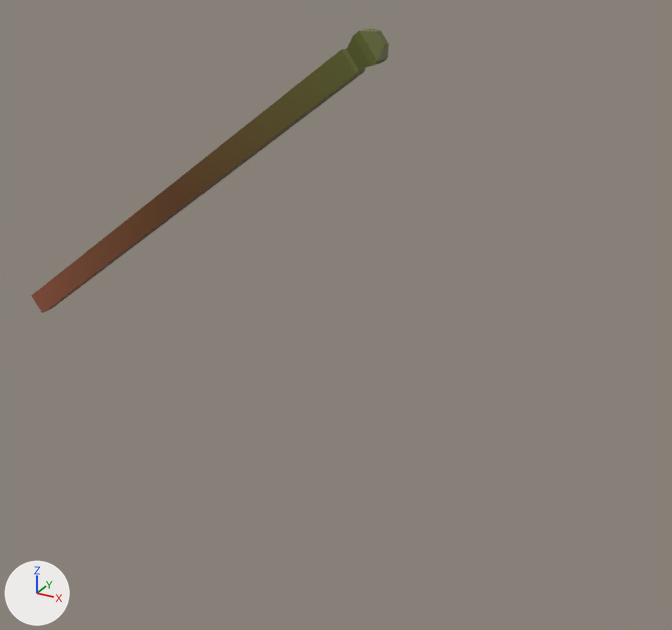
Before and after pictures for a commit that changed the FBX model Assets/Models/Decoration/FlagPole.fbx.
Before and after are seen from a 50 mm camera at (0.939, -1.441, 0.805) aimed at (0.121, 0.046, 0.061). The lights are fixed; the arrows at lower left show +X, +Y and +Z. Where no turn or scale is listed for an object, it has been applied to the vertices.

The first picture shows 'FlagPole'.
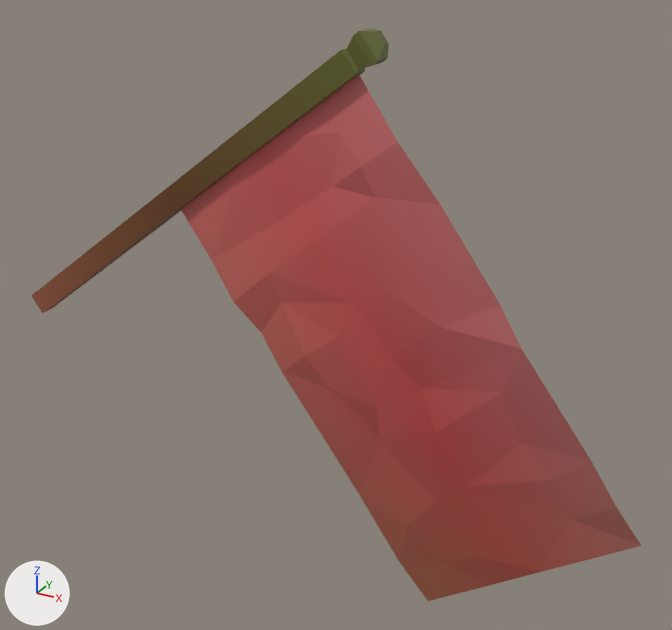
Where the newer file only moved an object's origin or applied its transform, the numbers keep the older frame.

Changed parts and their boxes (x1, y1, x2, y2) in the pictures (672 x 630 px):
'FlagMesh', added (brown)
    after: (181, 75, 641, 601)

The change, as a diff of the scene's bpy script:
```diff
--- a/Assets/Models/Decoration/FlagPole.fbx.py
+++ b/Assets/Models/Decoration/FlagPole.fbx.py
@@ me_plane @@
+me_plane.from_pydata(...)  # 47 vertices, 53 faces; spans x -0.232..0.763, y -0.013..0.011, z -0.528..0.568
+me_plane.materials.append(mat_uni)  # picture img_assetcolors_png
@@ ob_flagmesh @@
+ob_flagmesh = bpy.data.objects.new('FlagMesh', me_plane)
+ob_flagmesh.location = (0.0, 0.0, 0.0)
```
